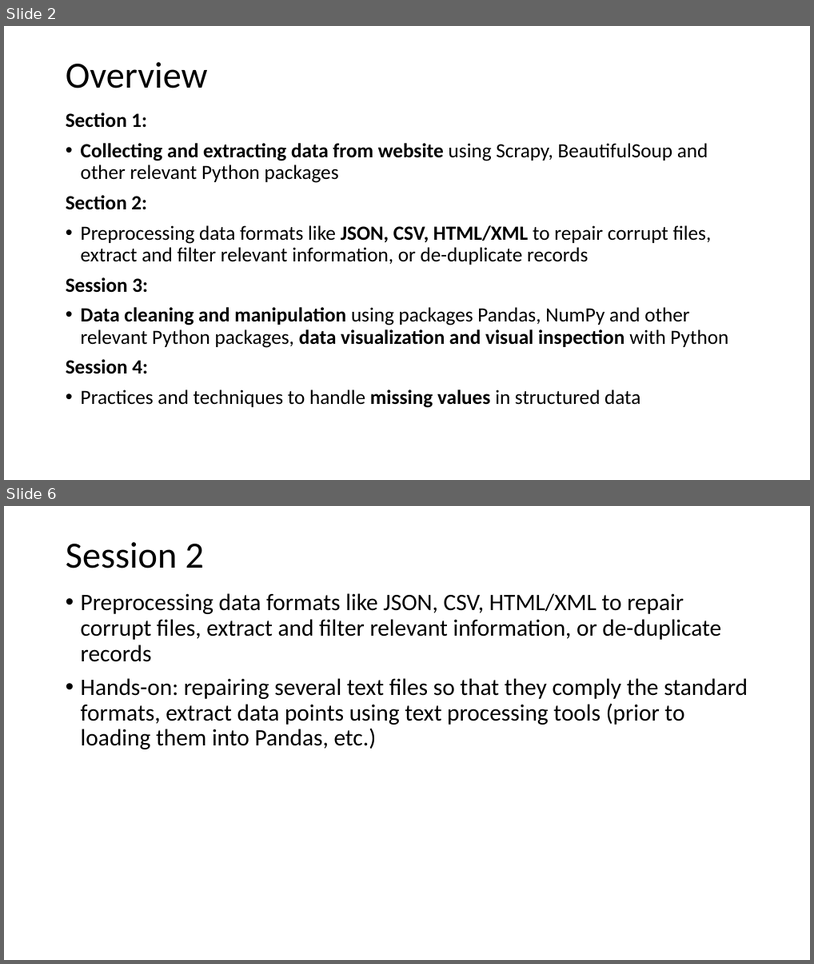
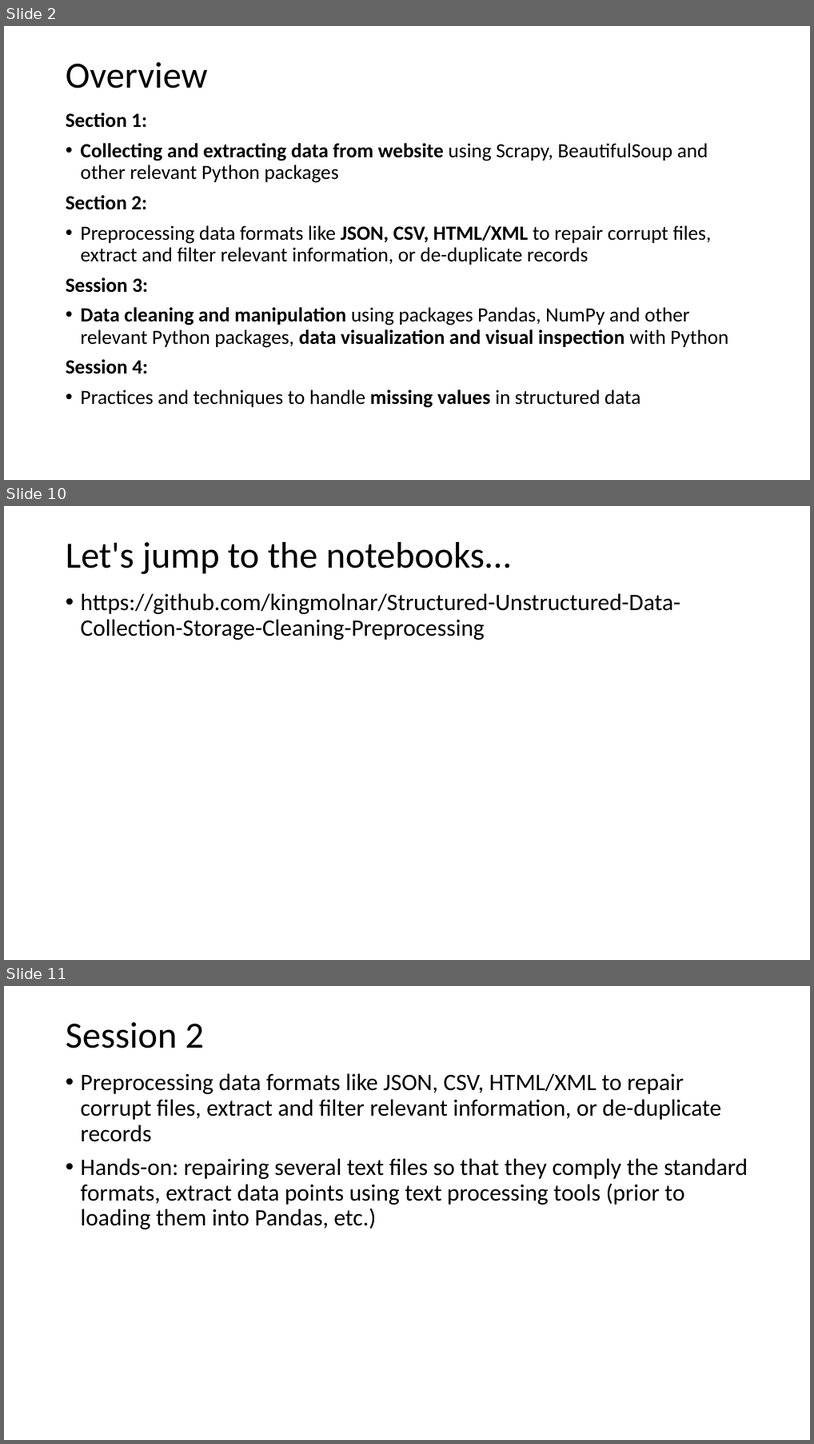
Before and after one commit to kingmolnar/Structured-Unstructured-Data-Collection-Storage-Cleaning-Preprocessing, a slide deck: 01-Web-Scraping/main.pptx. Shown one above the other, each under a label of ours: slides 2 and 6 before the commit, slides 2, 10 and 11 after it; the slides between them are not shown. The pictures are 814x964 and 814x1444 pixels, drawn with LibreOffice and Linux fonts; fonts in the diff are those of the drawing. Boxes give left, top, right and bottom in pixels: in the first picture for what was removed or moved away, otherwise in the second. Text is boxed around its words. In the diff, an @@ line names an element or a change of style, - is before the commit and + after.

```diff
--- a/01-Web-Scraping/main.pptx
+++ b/01-Web-Scraping/main.pptx
@@ slide 10 added at bbox=[4, 506, 810, 960], background #FFFFFF @@
@@ title added at bbox=[66, 542, 511, 574], 44 pt, text #000000 @@
+Let's jump to the notebooks…
@@ text added at bbox=[81, 593, 681, 640], 28 pt, text #000000 @@
+• https://github.com/kingmolnar/Structured-Unstructured-Data-Collection-Storage-Cleaning-Preprocessing
@@ what was slide 6 is now slide 11 @@
```
Also in this commit, not shown: 6 other slides added, 2 slides removed.
